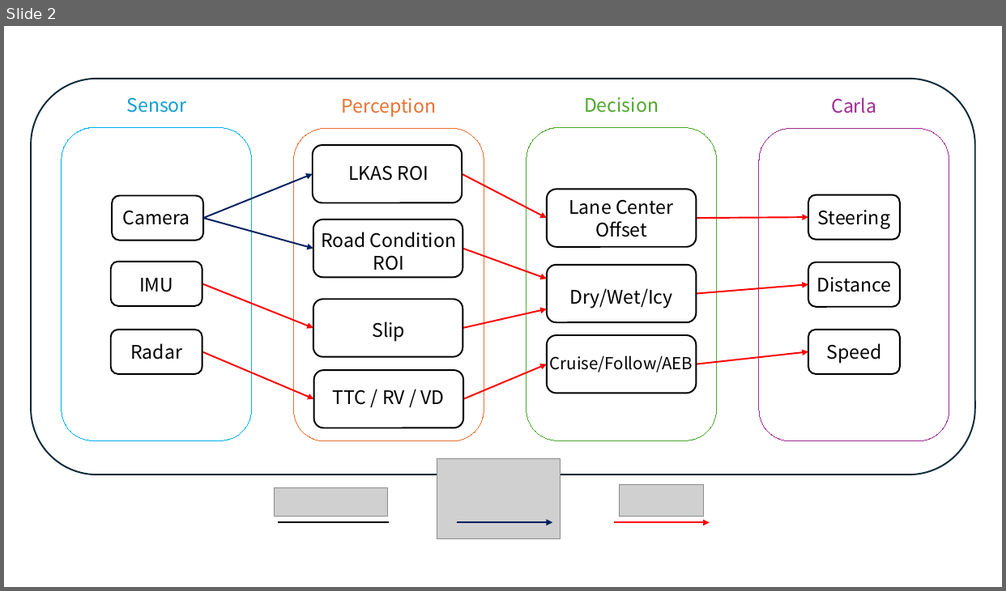
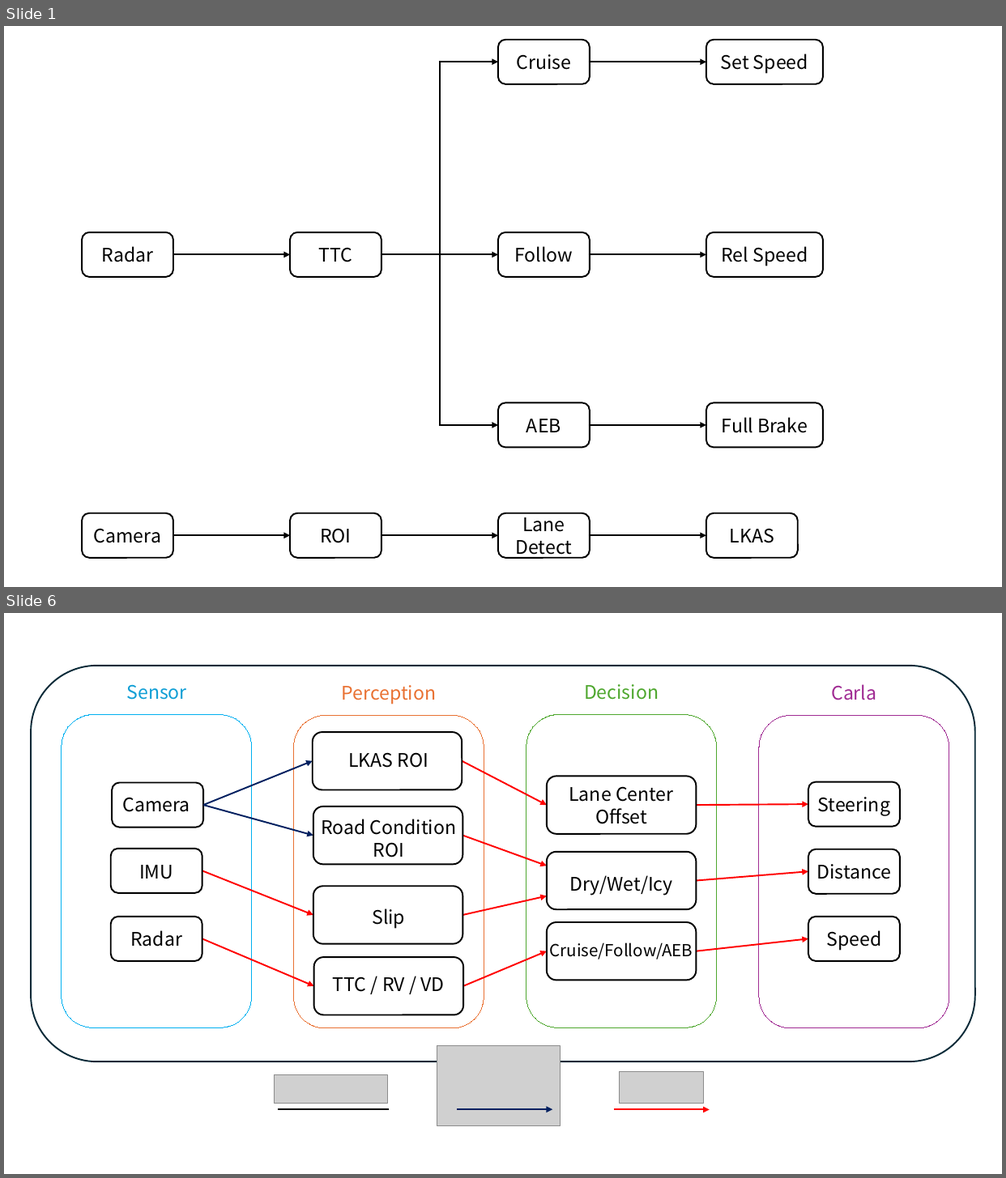
Before and after one commit to Changseok-Oh29/Eclipse_Hackathon_RSD, a slide deck: docs/Eclipse_system_architecture.pptx. Shown one above the other, each under a label of ours: slide 2 before the commit, slides 1 and 6 after it; the slides between them are not shown. The pictures are 1006x591 and 1006x1178 pixels, drawn with LibreOffice and Linux fonts; fonts in the diff are those of the drawing; grey boxes stand for pictures. Boxes give left, top, right and bottom in pixels: in the first picture for what was removed or moved away, otherwise in the second. Text is boxed around its words. In the diff, an @@ line names an element or a change of style, - is before the commit and + after.

```diff
--- a/docs/Eclipse_system_architecture.pptx
+++ b/docs/Eclipse_system_architecture.pptx
@@ slide 1 added at (x1=4, y1=26, x2=1002, y2=587), background #FFFFFF @@
@@ rounded rectangle added at (x1=498, y1=40, x2=590, y2=84), outline #000000 1.5 pt, 18 pt, text #000000 @@
+Cruise
@@ rounded rectangle added at (x1=706, y1=40, x2=823, y2=84), outline #000000 1.5 pt, 18 pt, text #000000 @@
+Set Speed
@@ elbow arrow added from (381, 255) to (498, 62), #000000 1.5 pt @@
@@ arrow added from (590, 62) to (706, 62), #000000 1.5 pt @@
@@ rounded rectangle added at (x1=82, y1=233, x2=173, y2=278), outline #000000 1.5 pt, 18 pt, text #000000 @@
+Radar
@@ rounded rectangle added at (x1=290, y1=233, x2=381, y2=278), outline #000000 1.5 pt, 18 pt, text #000000 @@
+TTC
@@ rounded rectangle added at (x1=498, y1=233, x2=590, y2=278), outline #000000 1.5 pt, 18 pt, text #000000 @@
+Follow
@@ rounded rectangle added at (x1=706, y1=233, x2=823, y2=278), outline #000000 1.5 pt, 18 pt, text #000000 @@
+Rel Speed
@@ arrow added from (173, 255) to (290, 255), #000000 1.5 pt @@
@@ elbow arrow added from (381, 255) to (498, 425), #000000 1.5 pt @@
@@ arrow added from (381, 255) to (498, 255), #000000 1.5 pt @@
@@ arrow added from (590, 255) to (706, 255), #000000 1.5 pt @@
@@ rounded rectangle added at (x1=498, y1=403, x2=590, y2=448), outline #000000 1.5 pt, 18 pt, text #000000 @@
+AEB
@@ rounded rectangle added at (x1=706, y1=403, x2=823, y2=448), outline #000000 1.5 pt, 18 pt, text #000000 @@
+Full Brake
@@ arrow added from (590, 425) to (706, 425), #000000 1.5 pt @@
@@ rounded rectangle added at (x1=82, y1=514, x2=173, y2=558), outline #000000 1.5 pt, 18 pt, text #000000 @@
+Camera
@@ arrow added from (173, 535) to (290, 535), #000000 1.5 pt @@
@@ rounded rectangle added at (x1=290, y1=514, x2=381, y2=558), outline #000000 1.5 pt, 18 pt, text #000000 @@
+ROI
@@ arrow added from (381, 535) to (498, 535), #000000 1.5 pt @@
@@ rounded rectangle added at (x1=498, y1=514, x2=590, y2=558), outline #000000 1.5 pt, 18 pt, text #000000 @@
+Lane Detect
@@ arrow added from (590, 535) to (706, 535), #000000 1.5 pt @@
@@ rounded rectangle added at (x1=706, y1=514, x2=798, y2=558), outline #000000 1.5 pt, 18 pt, text #000000 @@
+LKAS
@@ what was slide 2 is now slide 6 @@
```
Also in this commit, not shown: 1 slide changed, 3 other slides added, 1 other file.
